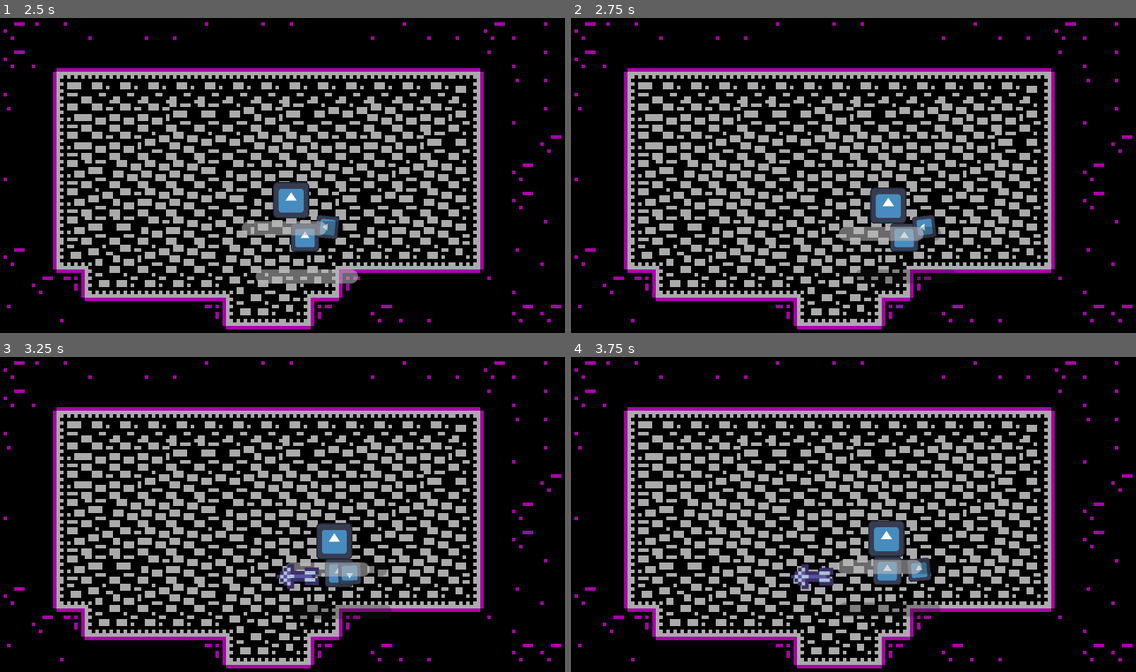
Above: before the commit, frames 1-4 (two rows, left to right).
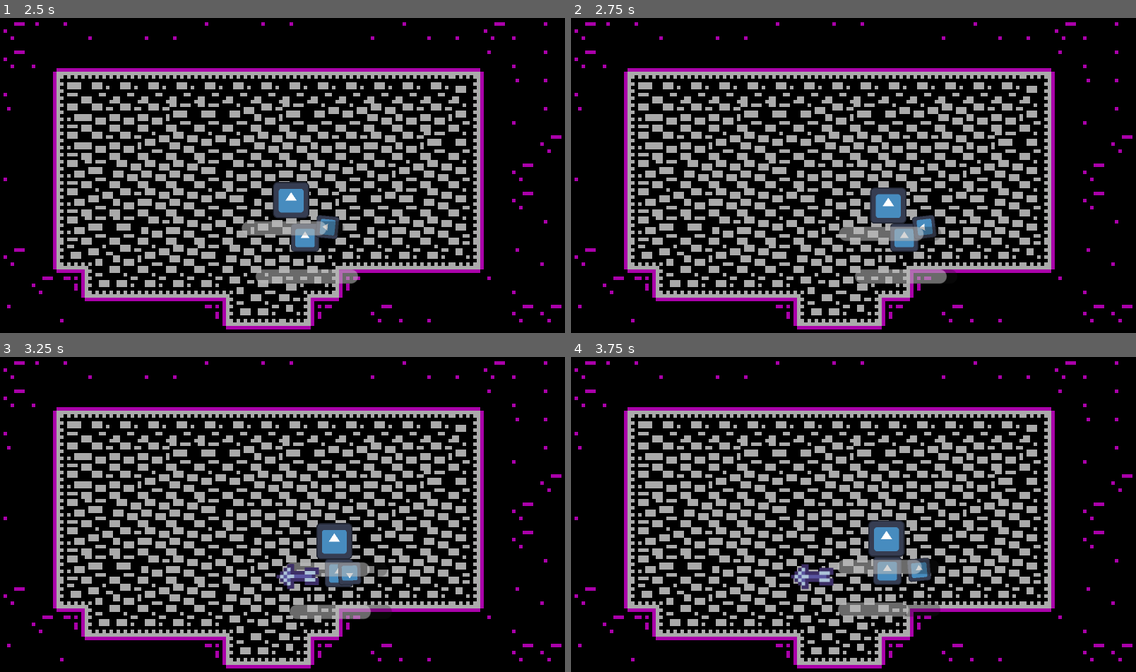
Above: after the commit, the same moments.

Repository: Renan-G-projec/DungeonWarrior
Game: Godot game, scene res://scenes/main.tscn
Same seed, same stepped clock (60 frames per second), same inputs: the game is played once before the commit and once after it. The engine's default icon, where the game draws it, is replaced by a stand-in: a white triangle on a blue panel in a dark square.
Inputs (mouse positions are in pixels of both pictures, inside the frame that each line leads up to):
- Up to frame 1 (2.5 s): tap Enter at 0.5 s; move the mouse to (406, 159) at 0.52 s; hold D (walk_right) 0.53-1.28 s; click (406, 159) at 0.6 s; move the mouse to (169, 191) at 1.27 s; hold S (walk_down) 1.28-2.03 s; tap Alt at 1.35 s; move the mouse to (339, 103) at 2.02 s; hold D (walk_right) from 2.03 s (still down); tap Shift at 2.1 s
- Up to frame 2 (2.75 s): keep holding D (walk_right)
- Up to frame 3 (3.25 s): move the mouse to (254, 577) at 2.77 s; release D (walk_right) at 2.78 s; hold W (walk_up) from 2.78 s (still down); click (254, 577) at 2.85 s
- Up to frame 4 (3.75 s): move the mouse to (1023, 561) at 3.52 s; release W (walk_up) at 3.53 s; hold A (walk_left) from 3.53 s (still down); tap Alt at 3.6 s

Frame 1 is identical in both runs. In frame 2, 0.7% of the frame differs, in the area x 50-67%, y 79-85%; in frame 3, 0.6%; in frame 4, 0.6%.

Commit message:
Added iframes to the character

Diff:
--- a/features/components/health_component.gd
+++ b/features/components/health_component.gd
@@ -21,14 +21,44 @@
 		life = clamp(new_life, 0.0, max_life)
 		life_changed.emit(life)
 
+@export var has_iframes: bool = false
+@export var iframe_duration: float = 0.5
+var is_invincible: bool = false
+var iframe_timer: Timer
+
 signal max_life_changed(new_max_life: float)
 signal life_changed(new_life: float)
 signal took_damage(damage: float)
 signal died()
+signal iframe_started()
+signal iframe_ended()
+
+func _ready() -> void:
+	if has_iframes == true:
+		iframe_timer = Timer.new()
+		iframe_timer.one_shot = true
+		iframe_timer.wait_time = iframe_duration
+		iframe_timer.timeout.connect(_on_iframe_timeout)
+		add_child(iframe_timer)
+
+func _on_iframe_timeout() -> void:
+	print("invincible period has ended")
+	is_invincible = false
+	iframe_ended.emit()
+
 
 func take_damage(damage: float) -> void:
+	if has_iframes and is_invincible:
+		return
+
 	life -= damage
 	took_damage.emit(damage)
 
+	if has_iframes and life > 0.0 and iframe_duration > 0.0:
+		print("invincible period has started")
+		is_invincible = true
+		iframe_timer.start()
+		iframe_started.emit()
+
 func die() -> void:
 	life = -1.0
--- a/features/player/player.gd
+++ b/features/player/player.gd
@@ -4,6 +4,7 @@
 
 @onready var speed: float = 32.0
 @export var weapon: WeaponBase
+var is_invincible: bool = false
 
 var _input_direction: Vector2
 
--- a/features/player/player.tscn
+++ b/features/player/player.tscn
@@ -26,6 +26,7 @@
 script = ExtResource("3_emvbc")
 max_life = 80.0
 life = 80.0
+has_iframes = true
 metadata/_custom_type_script = "uid://c7gd8nrwsduhk"
 
 [node name="Lifebar" parent="." unique_id=1262679545 node_paths=PackedStringArray("bind_health_component") instance=ExtResource("4_i250s")]
